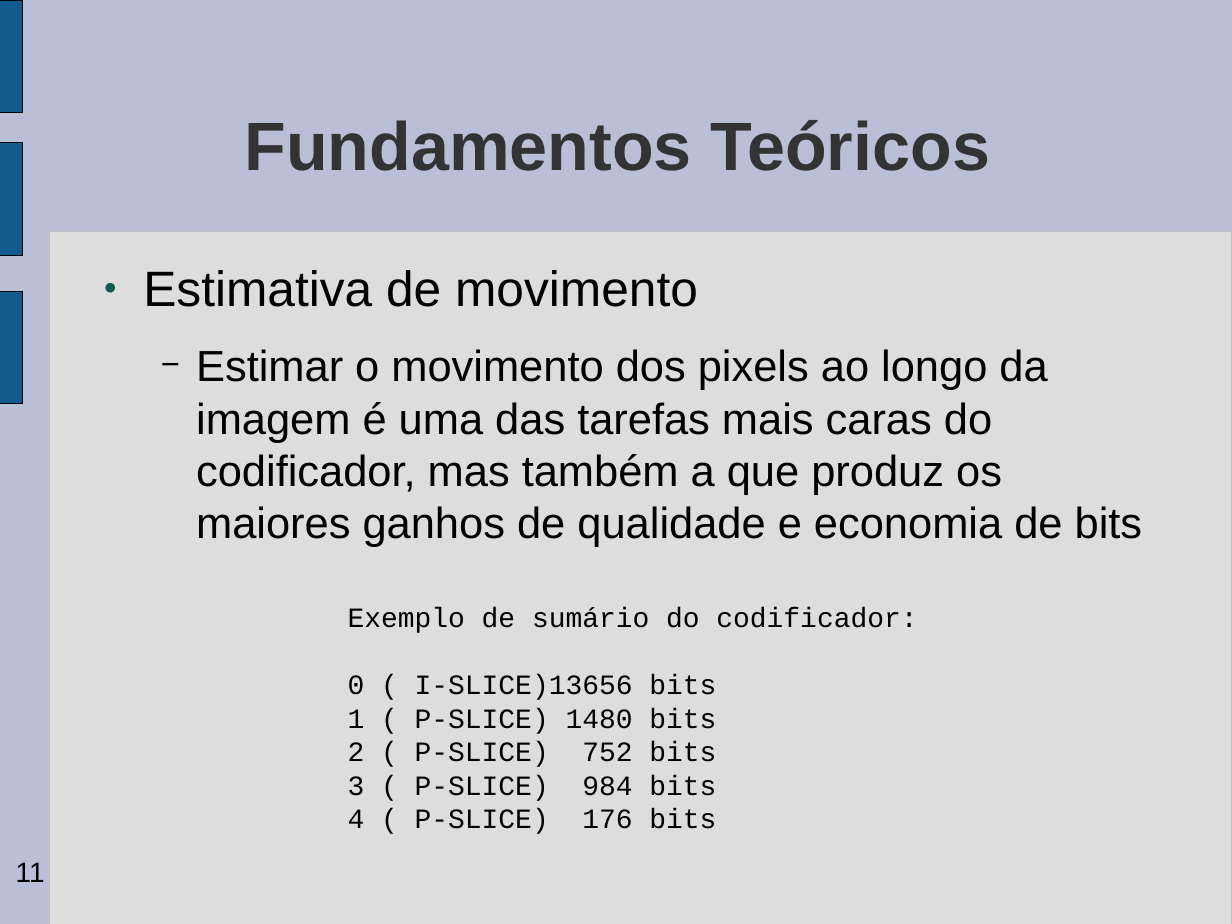
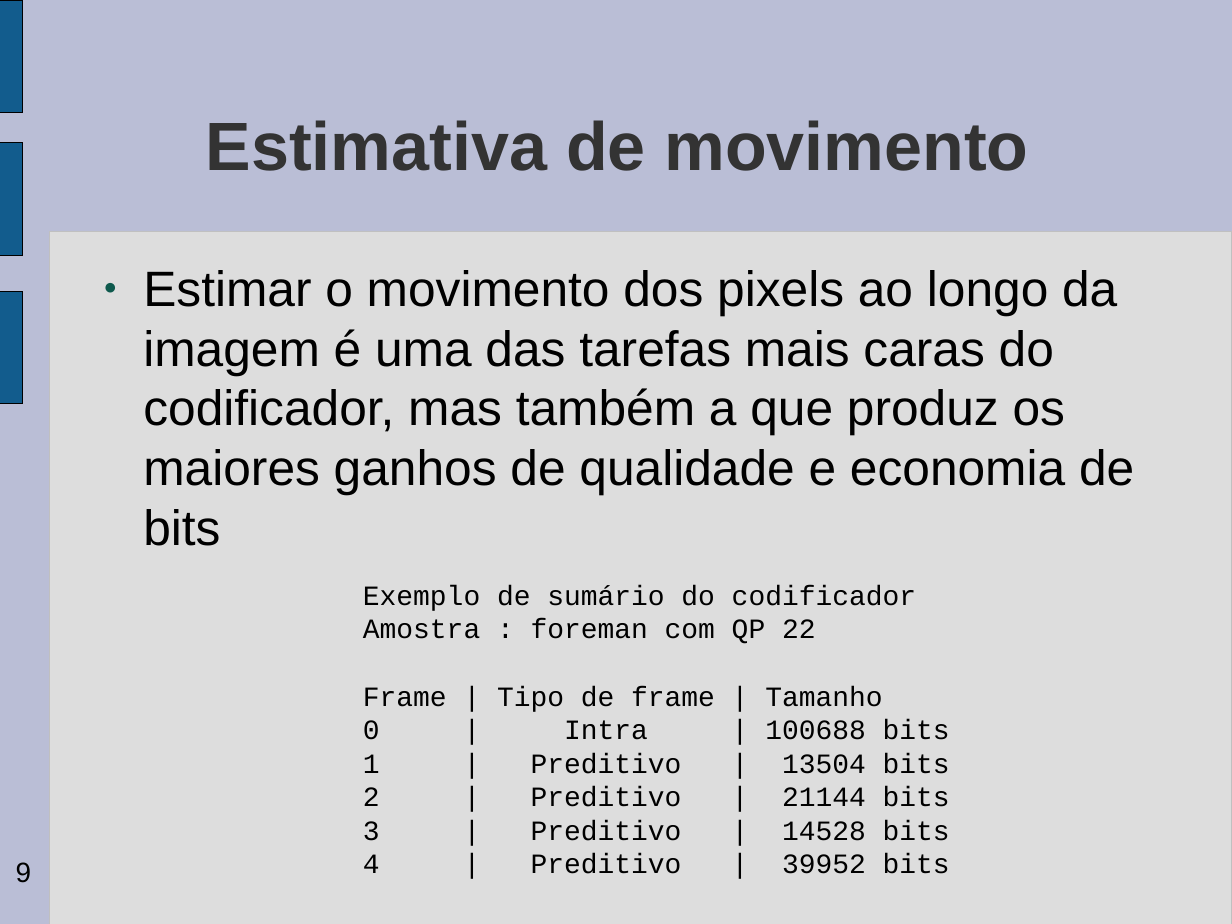
Before and after one commit to gabrieldiego/tg, a slide deck: slide 9 of artigo/apresentacao-tg2.odp (slide 11 before the commit). Drawn at 1232x924 pixels with LibreOffice and Linux fonts; fonts in the diff are those of the drawing; background and template pictures are left out. Boxes give left, top, right and bottom in pixels: in the first picture for what was removed or moved away, otherwise in the second. Text is boxed around its words. In the diff, an @@ line names an element or a change of style, - is before the commit and + after.

```diff
--- a/artigo/apresentacao-tg2.odp
+++ b/artigo/apresentacao-tg2.odp
@@ title at <box>206,120,1029,171</box>: text changed @@
-Fundamentos Teóricos
+Estimativa de movimento
@@ text "Estimar o movimento dos pixels ..." at <box>143,270,1134,546</box>: size 28 to 32 pt; bullet − to ●; list level 2 to 1 in "Estimar o movimento dos pixels ..."; bullet colour #000000 to #0E594D @@
@@ text at <box>143,270,698,307</box>: paragraph removed @@
-● Estimativa de movimento
@@ text at <box>363,585,950,874</box>: text changed @@
-Exemplo de sumário do codificador:
-0 ( I-SLICE)13656 bits
-1 ( P-SLICE) 1480 bits
-2 ( P-SLICE) 752 bits
-3 ( P-SLICE) 984 bits
-4 ( P-SLICE) 176 bits
+Exemplo de sumário do codificador
+Amostra : foreman com QP 22
+Frame | Tipo de frame | Tamanho
+0 | Intra | 100688 bits
+1 | Preditivo | 13504 bits
+2 | Preditivo | 21144 bits
+3 | Preditivo | 14528 bits
+4 | Preditivo | 39952 bits
@@ page number at <box>16,862,32,883</box>: text changed @@
-11
+9
```
Also in this commit, not shown: 10 other slides changed, 4 slides added, 8 slides removed.
